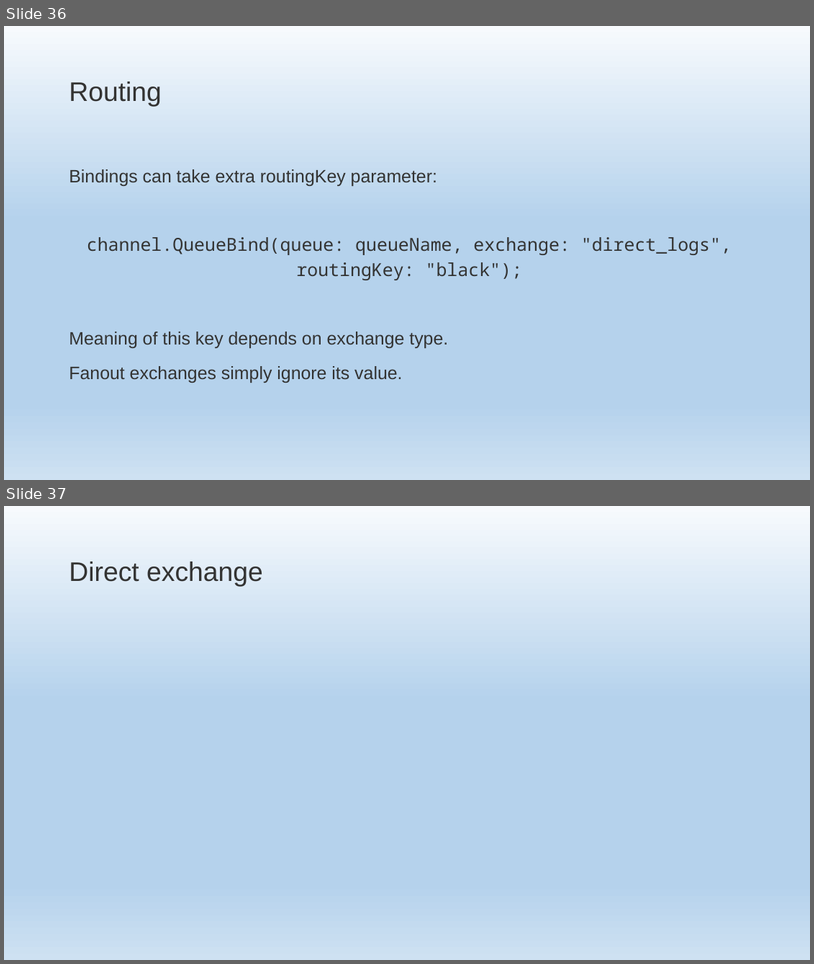
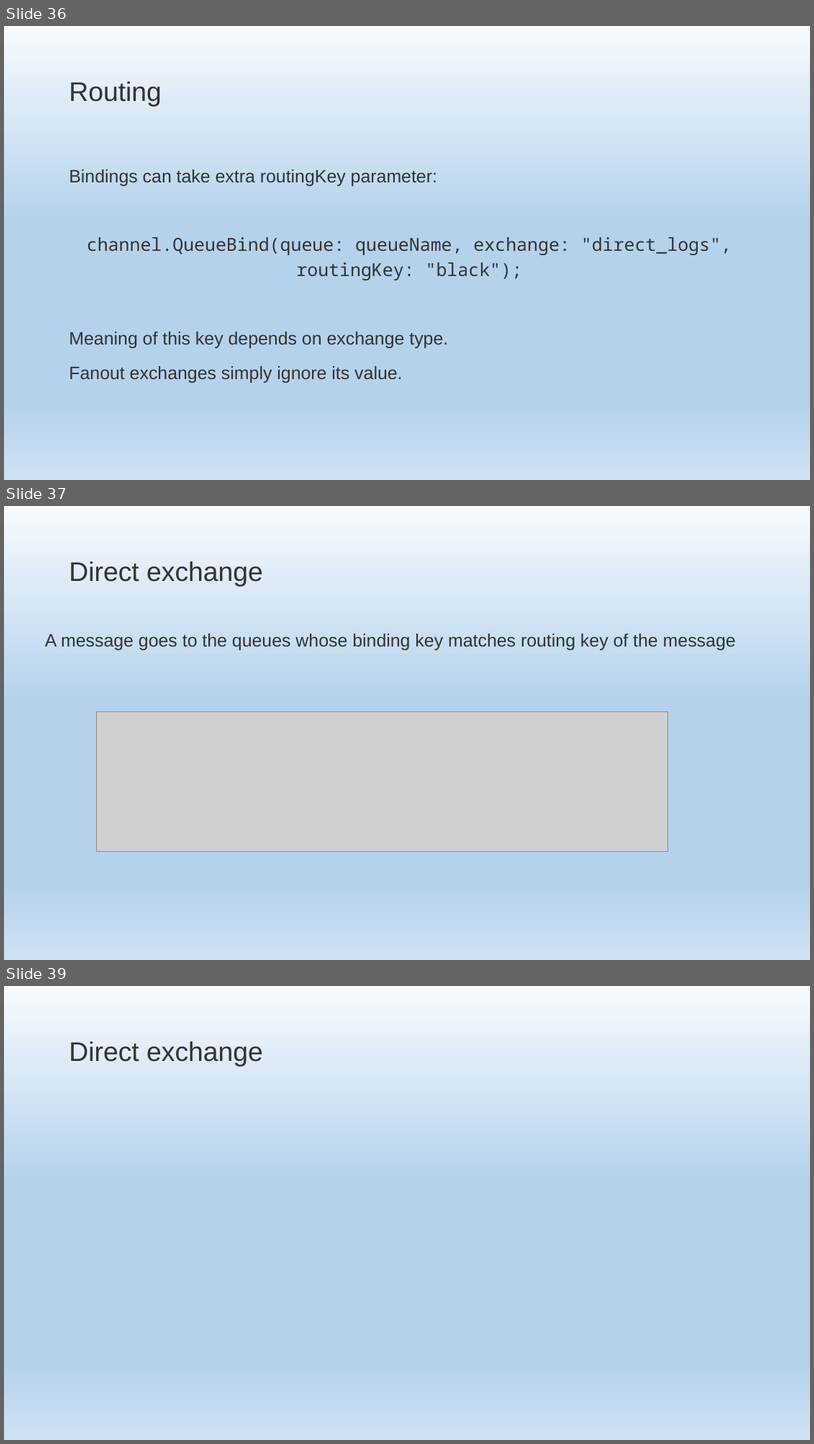
Before and after one commit to EPilyaev/RabbitMQNetCore, a slide deck: RabbitMQNetCore.pptm. Shown one above the other, each under a label of ours: slides 36 and 37 before the commit, slides 36, 37 and 39 after it; the slides between them are not shown. The pictures are 814x964 and 814x1444 pixels, drawn with LibreOffice and Linux fonts; fonts in the diff are those of the drawing; grey boxes stand for pictures; background and template pictures are left out. Boxes give left, top, right and bottom in pixels: in the first picture for what was removed or moved away, otherwise in the second. Text is boxed around its words. In the diff, an @@ line names an element or a change of style, - is before the commit and + after.

```diff
--- a/RabbitMQNetCore.pptm
+++ b/RabbitMQNetCore.pptm
@@ slide 37 added at (4,506,810,960), background gradient #F7FAFD to #B5D2EC to #CEE1F2 @@
@@ title added at (69,561,263,587), 48 pt, text #333332 @@
+Direct exchange
@@ text added at (45,633,736,650), 32 pt, text #333332 @@
+A message goes to the queues whose binding key matches routing key of the message
@@ picture added at (96,711,668,851) @@
@@ what was slide 37 is now slide 39 @@
```
Also in this commit, not shown: 1 slide changed.
